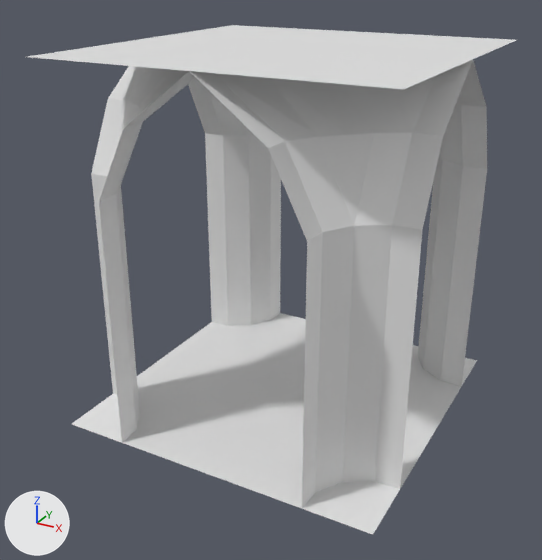
A saved change to the Blender file Assets/Models/map_tileset_dungeon_3_2.blend.
One viewpoint serves both versions: a 50 mm camera at (1.97, -3.83, 2.69) aimed at (-0.05, -0.15, 0.85). Every picture has the same lights, and +X, +Y and +Z are marked at lower left.

Objects in the first picture: 'CEILING_0', 'E_WALL_1', 'FLOOR_0', 'N_WALL_1', 'S_WALL_1', 'W_WALL_1'.
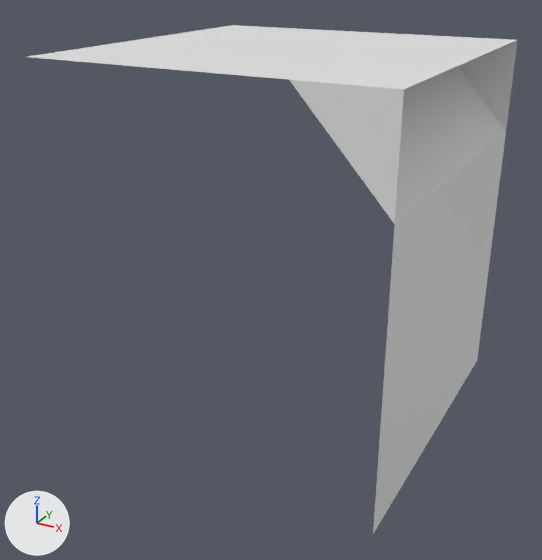
The change in detail:
Object 'FLOOR_0' (ob_floor_0) is now hidden.
Object 'E_WALL_1' (ob_e_wall_1) is now hidden.
Object 'S_WALL_1' (ob_s_wall_1) is now hidden.
Object 'W_WALL_1' (ob_w_wall_1) is now hidden.
Object 'N_WALL_1' (ob_n_wall_1) is now hidden.
Object 'W_WALL_2' (ob_w_wall_2) is now shown.

Location of each change, (x1, y1, x2, y2) in pixels of the pictures (542 x 560 px):
'W_WALL_1', hidden: before (190, 60, 473, 508)
'W_WALL_2', shown: after (290, 40, 517, 534)
'FLOOR_0', hidden: before (72, 313, 477, 534)
'E_WALL_1', hidden: before (188, 78, 281, 326)
'S_WALL_1', hidden: before (418, 61, 487, 387)
'N_WALL_1', hidden: before (91, 66, 196, 442)
